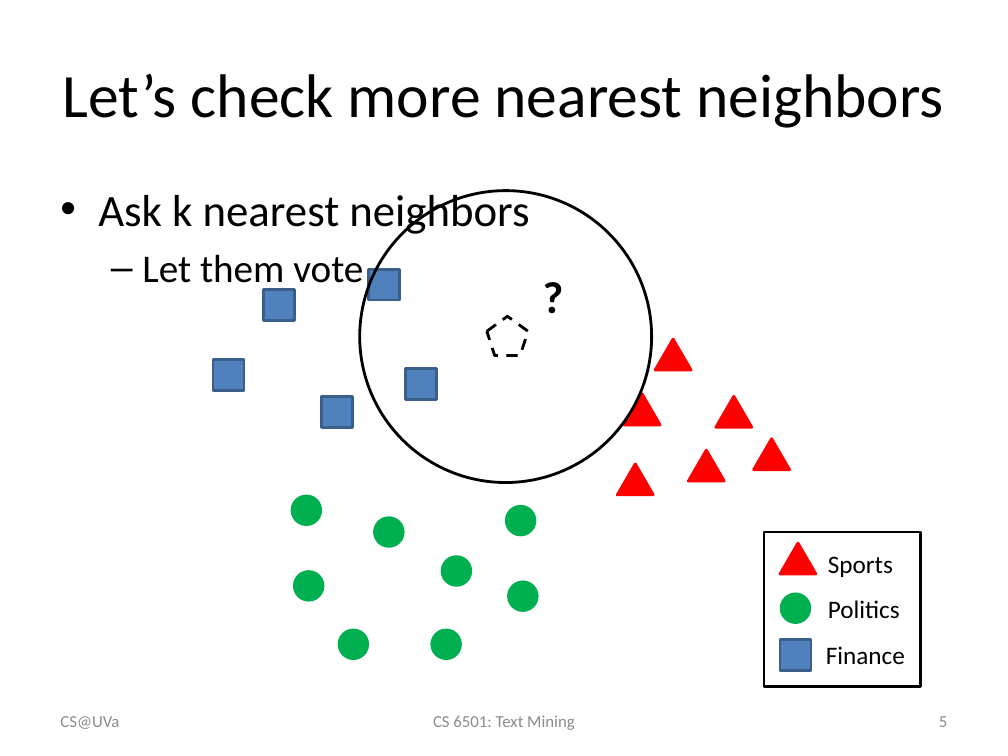
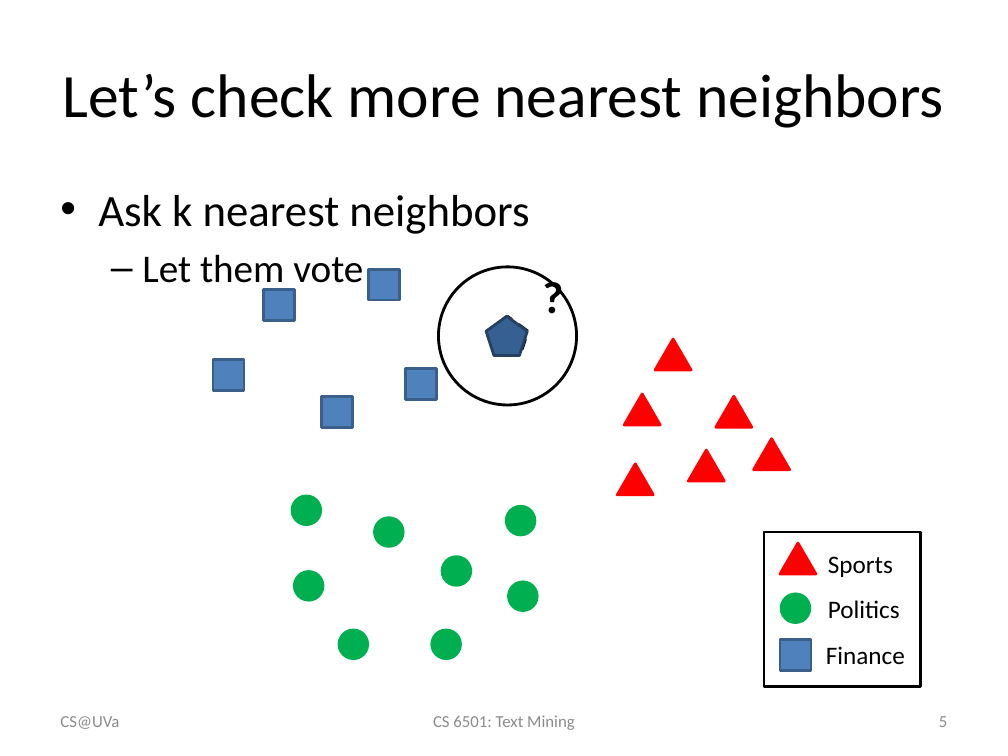
Before and after one commit to wang296/CS6501-Text-Mining, a slide deck: slide 5 of docs/kNN & Naïve Bayes.pptx. Drawn at 1008x756 pixels with LibreOffice and Linux fonts; fonts in the diff are those of the drawing. Boxes give left, top, right and bottom in pixels: in the first picture for what was removed or moved away, otherwise in the second. Text is boxed around its words. In the diff, an @@ line names an element or a change of style, - is before the commit and + after.

```diff
--- a/docs/kNN & Naïve Bayes.pptx
+++ b/docs/kNN & Naïve Bayes.pptx
@@ ellipse: place and size @@
-ellipse at box(360, 191, 652, 483)
+ellipse at box(438, 267, 577, 405)
@@ pentagon added at box(486, 317, 527, 356), fill #376092, outline #254061 2 pt @@
```
Also in this commit, not shown: 4 other slides changed, 6 slides added, 6 other files.
